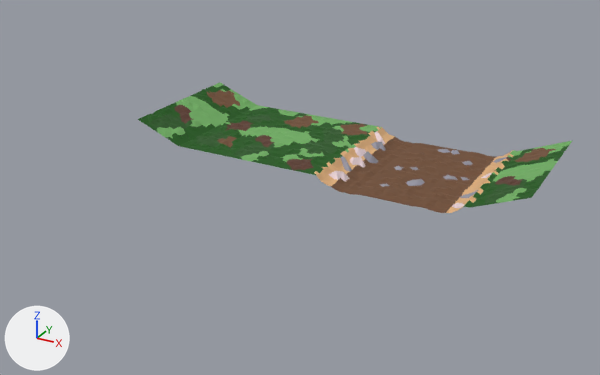
The FBX model LD42/Assets/_Models/MapPack1.fbx as it was, and as the next commit left it.
Camera for both pictures: a 50 mm lens placed at (81.1, -139.6, 59.1), pointed at (13.8, -17.2, -2.1). Arrows for +X, +Y and +Z are at lower left; the lights stay in place.

The first picture shows 'Ground_1', 'Ground_2', 'Ground_3', 'Hill_1', 'Hill_2', 'River_1', 'River_2', 'River_3'.
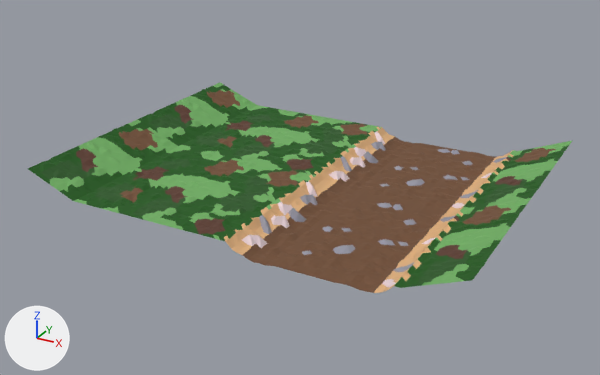
Commit message: Map Doubled

What the commit changed:
me_plane_001 is used by ob_ground_1; location (0.0, 0.0, 0.0).
me_plane_001 had 341 vertices, 600 faces and spanned x -5.0..5.0, y -15.0..15.0, z -0.2..0.4.
me_plane_001 now has 671 vertices, 1200 faces and spans x -5.0..5.0, y -45.0..15.0, z -0.2..0.4.
me_plane_001 part 10: 330 vertices added at x -5.0..5.0, y -45.0..-16.0, z -0.2..0.4.
me_plane_001 part 11: 11 kept faces spanning x 2.0..5.0, y -15.0..-13.0, z 0.0 get new texture (UV) coordinates.
me_plane_030 is used by ob_river_1; location (20.0, 0.0, 0.0).
me_plane_030 had 341 vertices, 600 faces and spanned x -5.0..5.0, y -15.0..15.0, z -2.3..0.3.
me_plane_030 now has 671 vertices, 1200 faces and spans x -5.0..5.0, y -45.0..15.0, z -2.3..0.3.
me_plane_030 part 1: 330 vertices added at x -5.0..5.0, y -45.0..-16.0, z -2.3..0.3.
me_plane_003 is used by ob_ground_3; location (-10.0, 0.0, 0.0).
me_plane_003 had 341 vertices, 600 faces and spanned x -5.0..5.0, y -15.0..15.0, z -0.3..0.5.
me_plane_003 now has 671 vertices, 1200 faces and spans x -5.0..5.0, y -45.0..15.0, z -0.3..0.5.
me_plane_003 part 8: 330 vertices added at x -5.0..5.0, y -45.0..-16.0, z -0.3..0.5.
me_plane_003 part 9: 12 kept faces spanning x -5.0..5.0, y -15.0..-13.0, z 0.0 get new texture (UV) coordinates.
me_plane_002 is used by ob_ground_2; location (10.0, 0.0, 0.0).
me_plane_002 had 341 vertices, 600 faces and spanned x -5.0..5.0, y -15.0..15.0, z -0.2..0.5.
me_plane_002 now has 671 vertices, 1200 faces and spans x -5.0..5.0, y -45.0..15.0, z -0.2..0.5.
me_plane_002 part 4: 330 vertices added at x -5.0..5.0, y -45.0..-16.0, z -0.2..0.5.
me_plane_002 part 5: 8 kept faces spanning x -5.0..5.0, y -15.0..-13.0, z 0.0 get new texture (UV) coordinates.
me_plane_031 is used by ob_river_2; location (30.0, 0.0, 0.0).
me_plane_031 had 341 vertices, 600 faces and spanned x -5.0..5.0, y -15.0..15.0, z -2.2..-1.5.
me_plane_031 now has 671 vertices, 1200 faces and spans x -5.0..5.0, y -45.0..15.0, z -2.2..-1.5.
me_plane_031 part 3: 330 vertices added at x -5.0..5.0, y -45.0..-16.0, z -2.2..-1.5.
me_plane_025 is used by ob_hill_2; location (-20.0, 0.0, 0.0).
me_plane_025 had 341 vertices, 600 faces and spanned x -5.0..5.0, y -15.0..15.0, z -0.2..4.2.
me_plane_025 now has 671 vertices, 1200 faces and spans x -5.0..5.0, y -45.0..15.0, z -0.2..4.2.
me_plane_025 part 7: 330 vertices added at x -5.0..5.0, y -45.0..-16.0, z -0.2..4.2.
me_plane_032 is used by ob_river_3; location (40.0, 0.0, 0.0).
me_plane_032 had 341 vertices, 600 faces and spanned x -5.0..5.0, y -15.0..15.0, z -2.2..0.2.
me_plane_032 now has 671 vertices, 1200 faces and spans x -5.0..5.0, y -45.0..15.0, z -2.2..0.2.
me_plane_032 part 2: 330 vertices added at x -5.0..5.0, y -45.0..-16.0, z -2.2..0.2.
me_plane_022 is used by ob_hill_1; location (50.0, 0.0, 0.0).
me_plane_022 had 341 vertices, 600 faces and spanned x -5.0..5.0, y -15.0..15.0, z -0.2..4.2.
me_plane_022 now has 671 vertices, 1200 faces and spans x -5.0..5.0, y -45.0..15.0, z -0.2..4.2.
me_plane_022 part 6: 330 vertices added at x -5.0..5.0, y -45.0..-16.0, z -0.2..4.2.

Boxes [x1, y1, x2, y2] around the edits, measured in the pictures (600 x 375 px):
'River_1', reshaped (83% wider, 104% taller)
    before: [312, 127, 421, 195]
    after: [221, 127, 421, 267]
'Hill_2', reshaped (92% wider, 85% taller)
    before: [138, 82, 257, 146]
    after: [28, 82, 257, 201]
'River_2', reshaped (79% wider, 120% taller)
    before: [361, 143, 467, 206]
    after: [276, 143, 467, 283]
'River_3', reshaped (74% wider, 125% taller)
    before: [414, 150, 518, 213]
    after: [336, 150, 518, 293]
'Hill_1', reshaped (67% wider, 118% taller)
    before: [470, 141, 572, 208]
    after: [401, 141, 572, 288]
'Ground_2', reshaped (84% wider, 118% taller)
    before: [265, 119, 378, 174]
    after: [169, 119, 378, 240]
'Ground_1', reshaped (89% wider, 117% taller)
    before: [222, 112, 335, 164]
    after: [120, 112, 335, 226]
'Ground_3', reshaped (91% wider, 114% taller)
    before: [180, 105, 295, 155]
    after: [75, 105, 295, 213]
part 1 of me_plane_030, added (brown)
    after: [221, 174, 360, 267]
part 2 of me_plane_032, added (brown)
    after: [336, 206, 469, 293]
part 3 of me_plane_031, added (brown)
    after: [276, 195, 413, 283]
part 4 of me_plane_002, added (green)
    after: [169, 165, 311, 240]
part 5 of me_plane_002, surface changed
    both: [265, 161, 311, 174]
part 6 of me_plane_022, added (green)
    after: [401, 198, 531, 288]
part 7 of me_plane_025, added (green)
    after: [28, 119, 178, 201]
part 8 of me_plane_003, added (green)
    after: [75, 146, 220, 213]
part 9 of me_plane_003, surface changed
    both: [180, 145, 220, 155]
part 10 of me_plane_001, added (green)
    after: [120, 155, 265, 226]
part 11 of me_plane_001, surface changed
    both: [251, 158, 269, 164]
